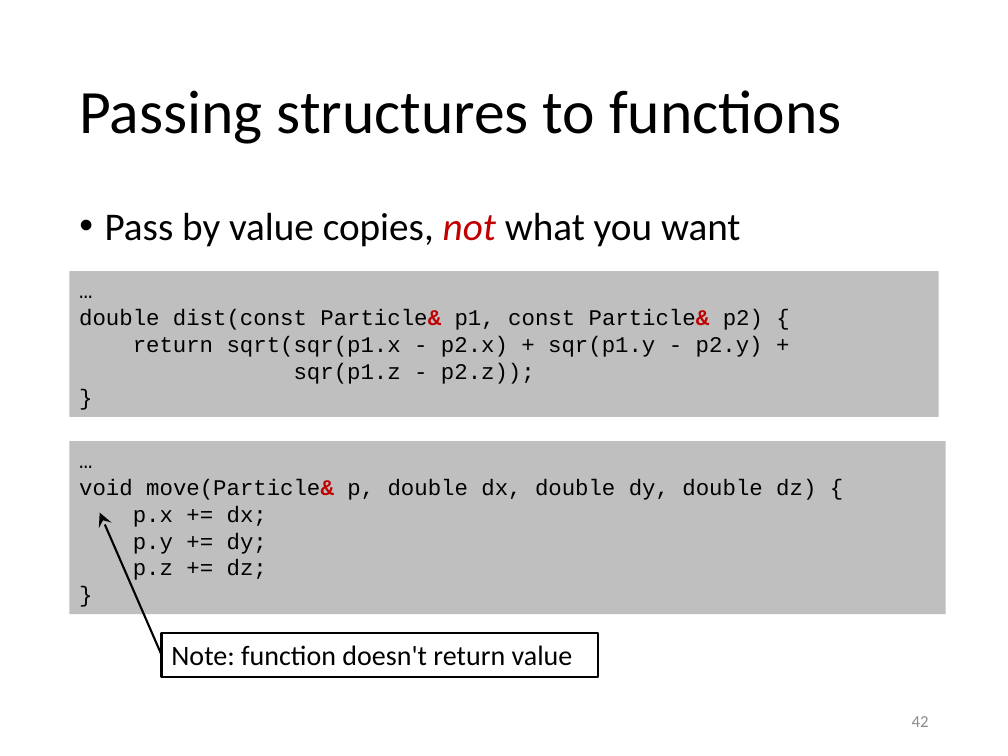
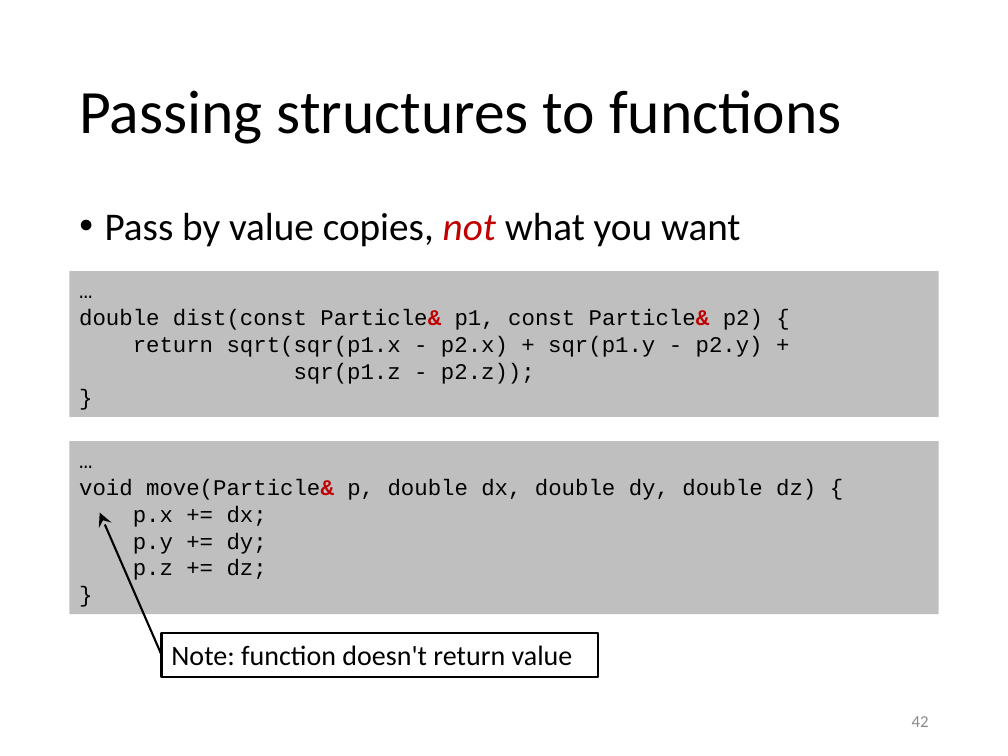
Before and after one commit to gjbex/Scientific-C-plus-plus, a slide deck: slide 42 of scientific_cpp.pptx. Drawn at 1008x756 pixels with LibreOffice and Linux fonts; fonts in the diff are those of the drawing. Boxes give left, top, right and bottom in pixels: in the first picture for what was removed or moved away, otherwise in the second. Text is boxed around its words. In the diff, an @@ line names an element or a change of style, - is before the commit and + after.

```diff
--- a/scientific_cpp.pptx
+++ b/scientific_cpp.pptx
@@ rectangle "…": place and size @@
-rectangle "…" at [70, 442, 946, 615]
+rectangle "…" at [70, 442, 938, 615]
```
Also in this commit, not shown: 4 other slides changed, 1 slide removed.
